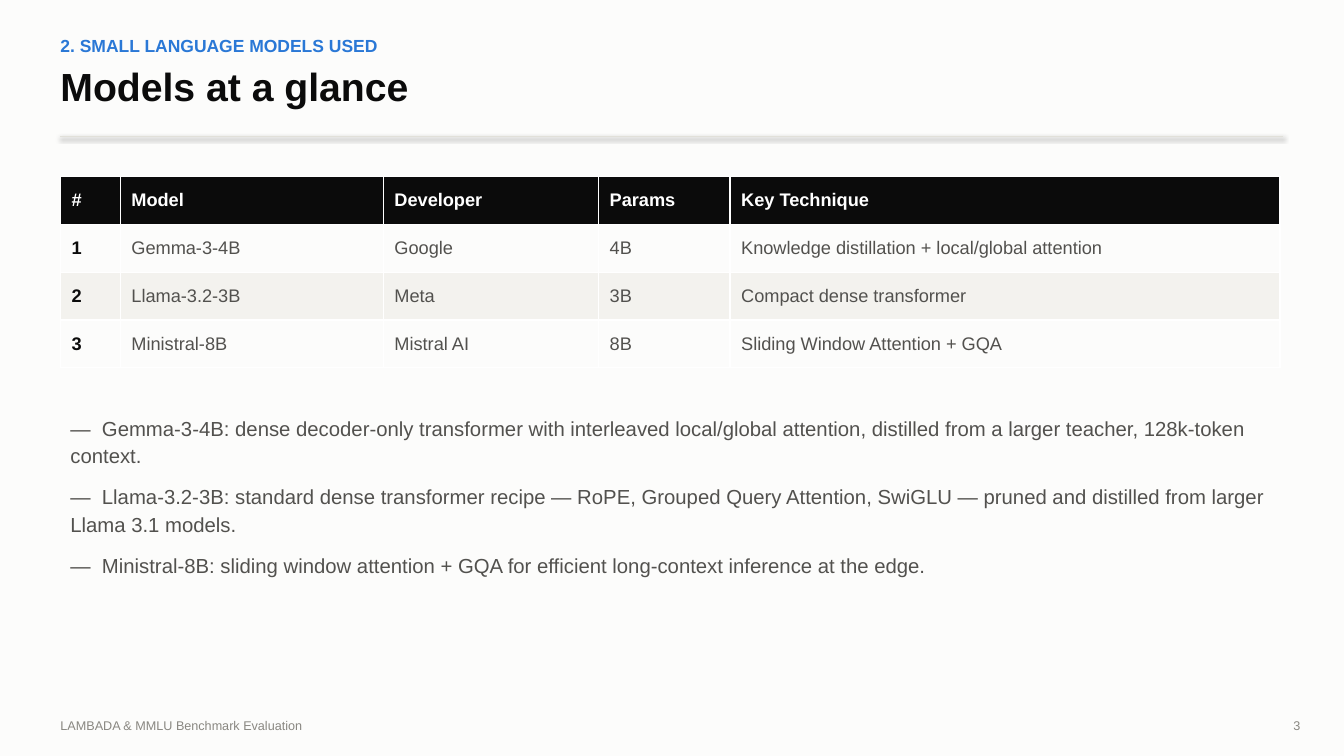
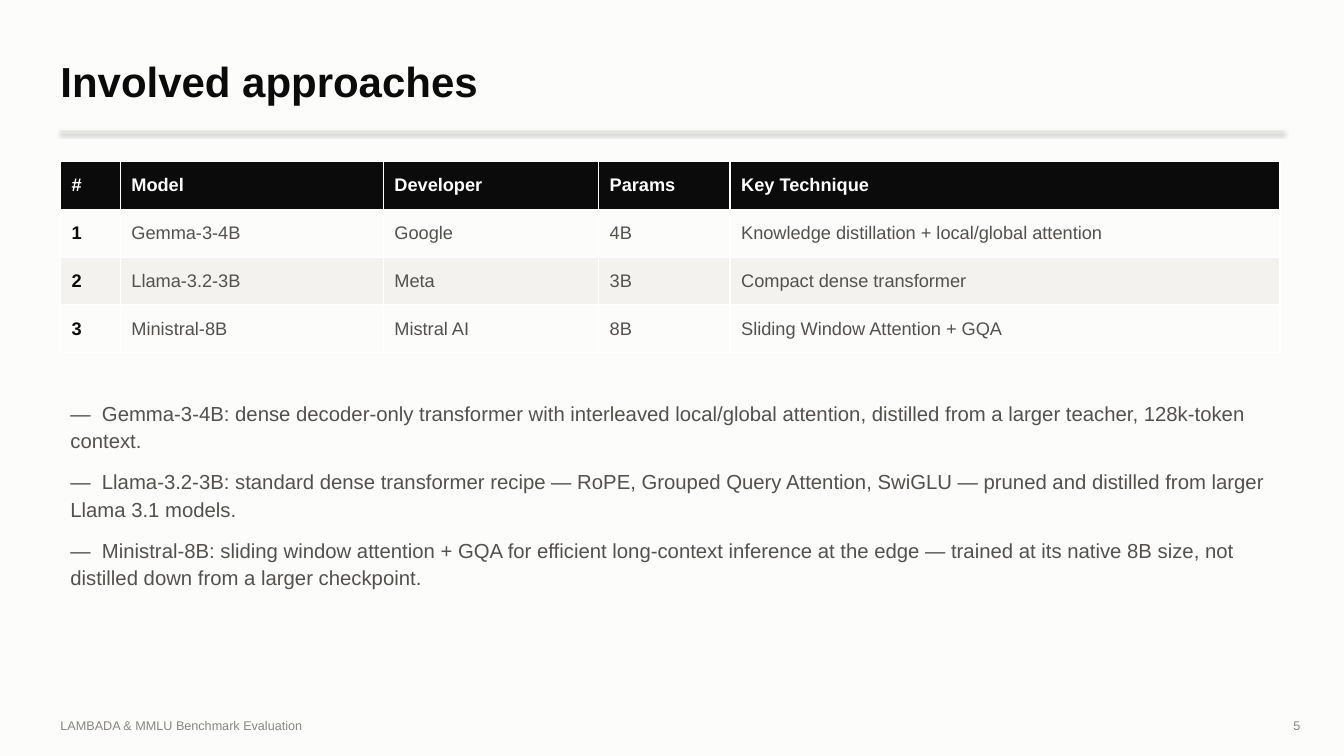
Before and after one commit to ronvoy/gen-ai, a slide deck: slide 5 of report.pptx (slide 3 before the commit). Drawn at 1344x756 pixels with LibreOffice and Linux fonts; fonts in the diff are those of the drawing. Boxes give left, top, right and bottom in pixels: in the first picture for what was removed or moved away, otherwise in the second. Text is boxed around its words. In the diff, an @@ line names an element or a change of style, - is before the commit and + after.

```diff
--- a/report.pptx
+++ b/report.pptx
@@ text removed at <box>60,39,378,52</box> @@
-2. SMALL LANGUAGE MODELS USED
@@ text removed at <box>60,72,408,109</box> @@
-Models at a glance
@@ text added at <box>60,66,478,105</box>, 30 pt, text #0B0B0B, bold @@
+Involved approaches
@@ line moved from (60, 136) - (1284, 136) to (60, 131) - (1284, 131) @@
@@ table: place and size @@
-table at <box>60,176,1280,368</box>
+table at <box>60,161,1280,353</box>
@@ text "— Gemma-3-4B: dense decoder-only transformer ...": place and size @@
-text "— Gemma-3-4B: dense decoder-only transformer ..." at <box>70,421,1264,577</box>
+text "— Gemma-3-4B: dense decoder-only transformer ..." at <box>70,406,1264,589</box>
@@ text at <box>70,543,1233,589</box>: text changed @@
-— Ministral-8B: sliding window attention + GQA for efficient long-context inference at the edge.
+— Ministral-8B: sliding window attention + GQA for efficient long-context inference at the edge — trained at its native 8B size, not distilled down from a larger checkpoint.
@@ text at <box>1293,721,1300,730</box>: text changed @@
-3
+5
```
Also in this commit, not shown: 9 other slides changed, 28 slides added, 6 slides removed, 3 other files.
